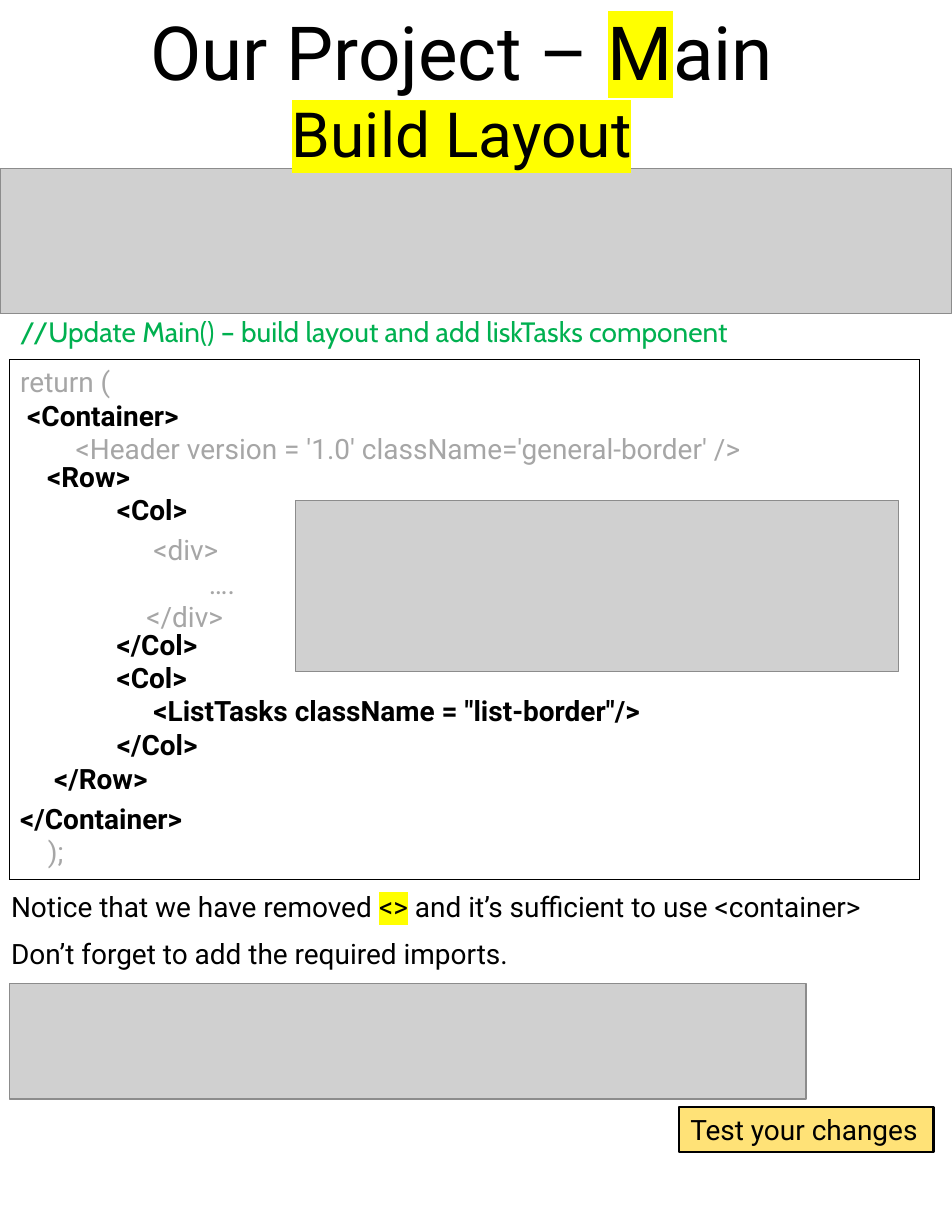
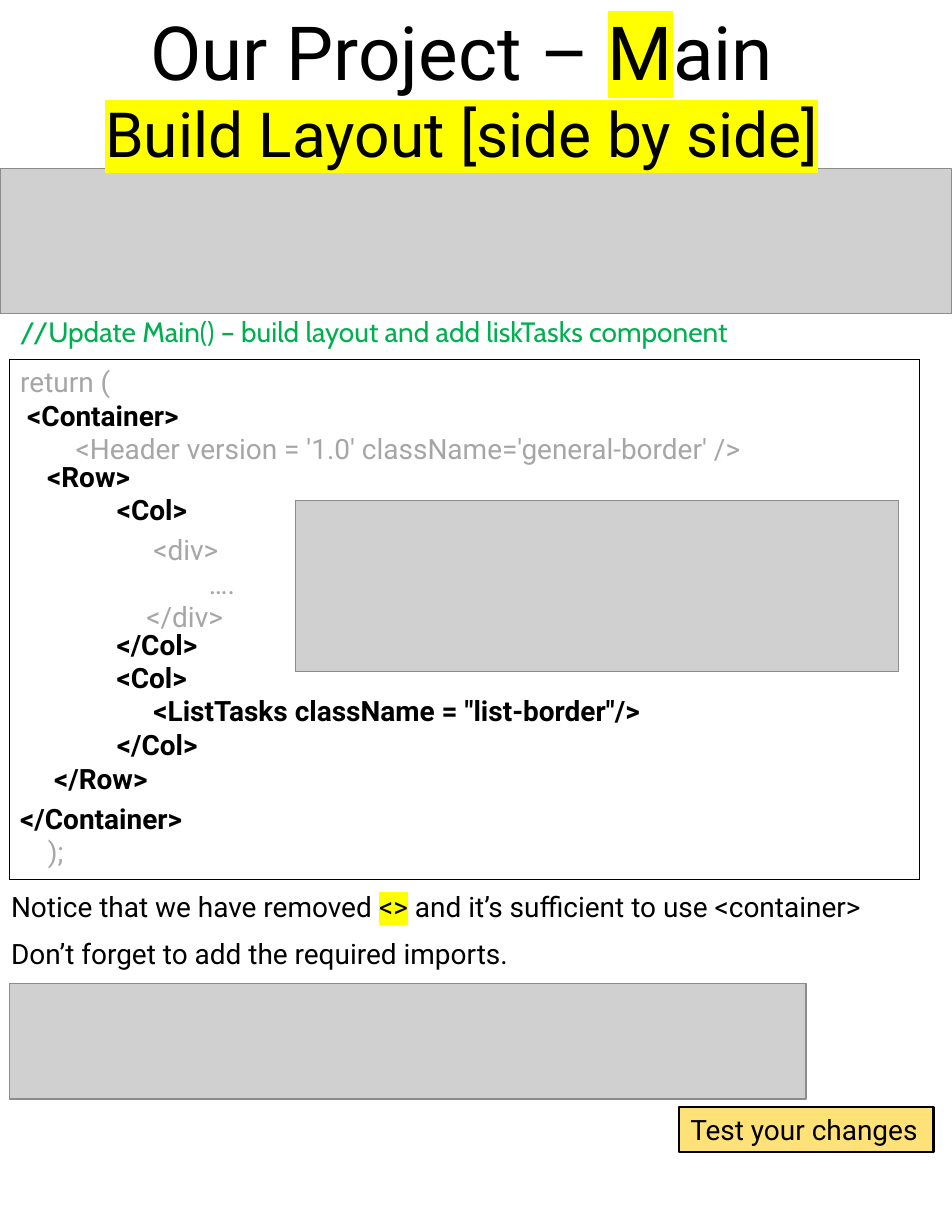
Before and after one commit to scorpion0511/mytracker, a slide deck: slide 34 of doc/React.pptx. Drawn at 952x1232 pixels with LibreOffice and Linux fonts; fonts in the diff are those of the drawing; grey boxes stand for pictures; background and template pictures are left out. Boxes give left, top, right and bottom in pixels: in the first picture for what was removed or moved away, otherwise in the second. Text is boxed around its words. In the diff, an @@ line names an element or a change of style, - is before the commit and + after.

```diff
--- a/doc/React.pptx
+++ b/doc/React.pptx
@@ text "Our Project – Main": place and size @@
-text "Our Project – Main" at box(150, 11, 773, 172)
+text "Our Project – Main" at box(105, 11, 819, 172)
@@ text at box(105, 100, 819, 172): text changed @@
-Build Layout
+Build Layout [side by side]
```
Also in this commit, not shown: 6 other slides changed, 1 slide added, 1 slide removed, 1 other file.
